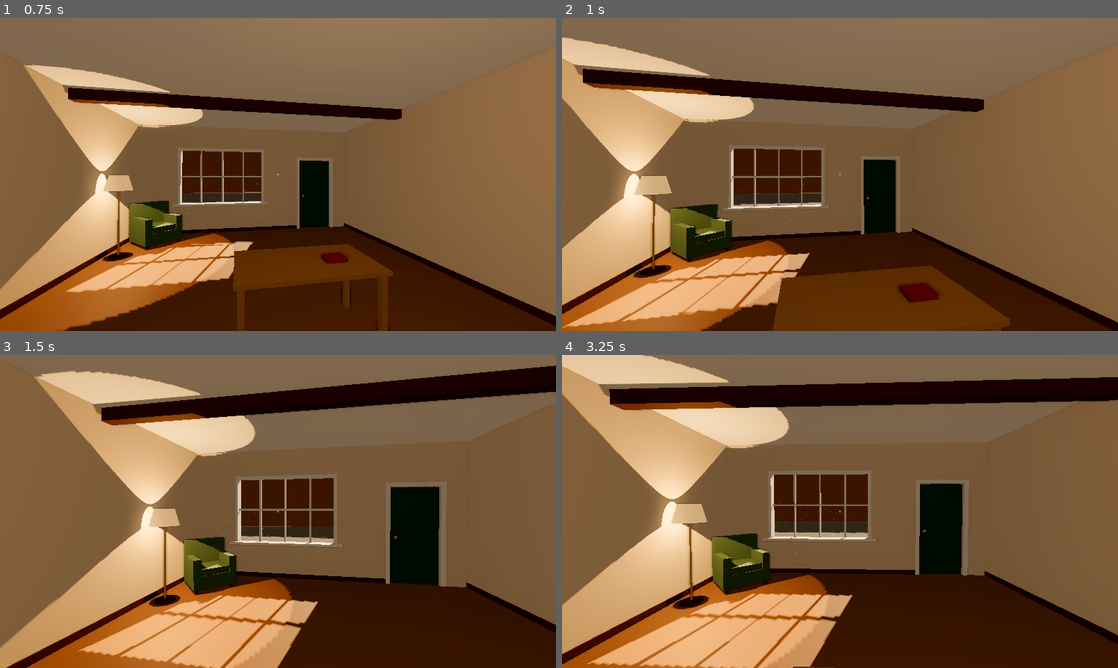
Above: before the commit, frames 1-4 (two rows, left to right).
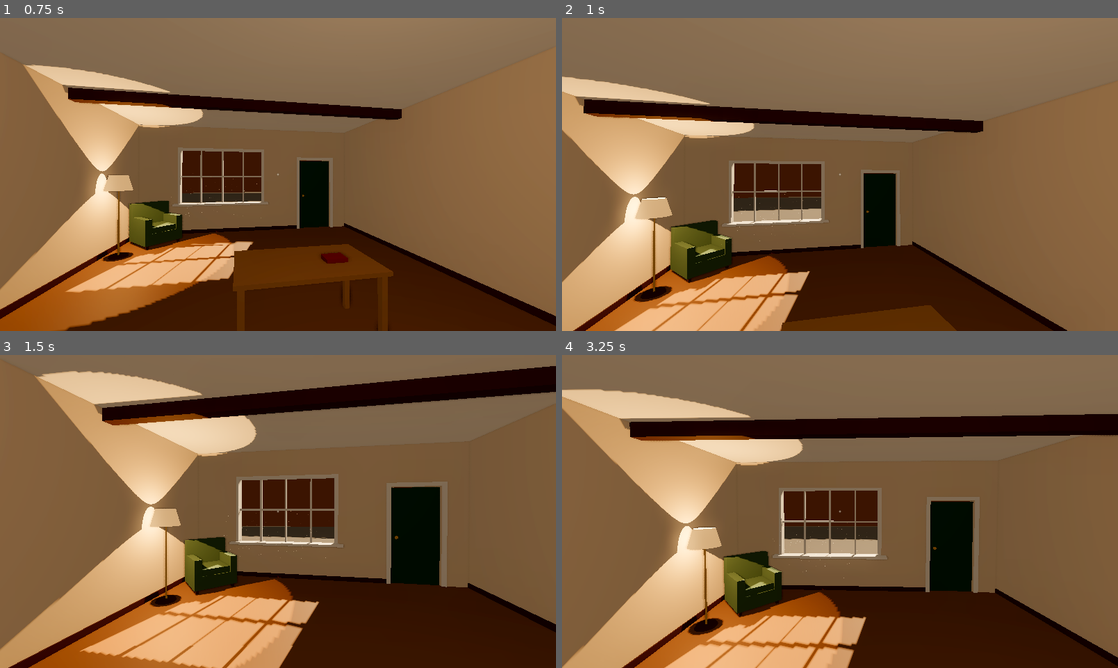
Above: after the commit, the same moments.

Repository: muschel99/Buecherei-Game
Game: Godot game, scene res://scenes/main.tscn
The game is run twice, just before and just after one commit, with the same random seed, the same clock (stepped at 60 frames per second) and the same inputs.
Inputs (mouse positions are in pixels of both pictures, inside the frame that each line leads up to):
- Up to frame 1 (0.75 s): tap Enter at 0.5 s; move the mouse to (305, 174) at 0.52 s; hold W (move_forward) from 0.53 s (still down); hold E (interact) from 0.53 s (still down)
- Up to frame 2 (1 s): keep holding W (move_forward); keep holding E (interact); tap Space (jump, bound only after the commit) at 0.77 s; tap Ctrl (crouch, bound only after the commit) at 0.8 s
- Up to frame 3 (1.5 s): keep holding W (move_forward); tap Space (jump, bound only after the commit) at 1.07 s; move the mouse to (250, 511) at 1.27 s; release E (interact) at 1.28 s; tap Ctrl (crouch, bound only after the commit) at 1.35 s
- Up to frame 4 (3.25 s): keep holding W (move_forward); tap Space (jump, bound only after the commit) at 1.52, 1.55, 1.82, 3.02 s; move the mouse to (851, 505) at 2.02 s; hold Space (jump, bound only after the commit) 2.03-2.78 s; tap E (interact) at 2.3 s; move the mouse to (834, 517) at 2.77 s; tap Delete (build_delete) at 2.85 s; tap Ctrl (crouch, bound only after the commit) at 3.05 s

Frame 1 is identical in both runs. In frame 2, 36% of the frame differs, in the area x 0-100%, y 6-100%; in frame 3, 2.7%; in frame 4, 44%, in the area x 0-100%, y 0-100%.

Commit message:
Ergänzungen, Teil 1: Springen und Hocken
- Leertaste: sanfter Sprung (Sprunghöhe in GameConfig, Standard 0,4 m)
- Strg halten: Hocke – Kamera senkt sich sanft, langsameres Laufen;
  Aufstehen nur, wenn über der Figur genug Platz ist
- Im Sitzen steht man auch mit der Leertaste auf
- Pausenmenü-Tastenübersicht und Hinweis im Sitzen ergänzt

Co-Authored-By: Claude Opus 5.5 <noreply@anthropic.com>
Claude-Session: https://claude.ai/code/session_01Keur6F3CMQBeom8RpdfucG

Diff:
--- a/project.godot
+++ b/project.godot
@@ -109,6 +109,16 @@
 "events": [Object(InputEventKey,"resource_local_to_scene":false,"resource_name":"","device":-1,"window_id":0,"alt_press …(195 unchanged characters)…
 ]
 }
+jump={
+"deadzone": 0.2,
+"events": [Object(InputEventKey,"resource_local_to_scene":false,"resource_name":"","device":-1,"window_id":0,"alt_pressed":false,"shift_pressed":false,"ctrl_pressed":false,"meta_pressed":false,"pressed":false,"keycode":0,"physical_keycode":32,"key_label":0,"unicode":0,"location":0,"echo":false,"script":null)
+]
+}
+crouch={
+"deadzone": 0.2,
+"events": [Object(InputEventKey,"resource_local_to_scene":false,"resource_name":"","device":-1,"window_id":0,"alt_pressed":false,"shift_pressed":false,"ctrl_pressed":false,"meta_pressed":false,"pressed":false,"keycode":0,"physical_keycode":4194326,"key_label":0,"unicode":0,"location":0,"echo":false,"script":null)
+]
+}
 
 [layer_names]
 
--- a/scenes/ui/pause_menu.tscn
+++ b/scenes/ui/pause_menu.tscn
@@ -84,6 +84,20 @@
 [node name="ActionSprint" type="Label" parent="ControlsPanel/VBox/KeyGrid"]
 text = "Schneller laufen (gedrückt halten)"
 
+[node name="KeyJump" type="Label" parent="ControlsPanel/VBox/KeyGrid"]
+theme_override_colors/font_color = Color(0.96, 0.78, 0.48, 1)
+text = "Leertaste"
+
+[node name="ActionJump" type="Label" parent="ControlsPanel/VBox/KeyGrid"]
+text = "Springen (im Sitzen: aufstehen)"
+
+[node name="KeyCrouch" type="Label" parent="ControlsPanel/VBox/KeyGrid"]
+theme_override_colors/font_color = Color(0.96, 0.78, 0.48, 1)
+text = "Strg (halten)"
+
+[node name="ActionCrouch" type="Label" parent="ControlsPanel/VBox/KeyGrid"]
+text = "Hocken"
+
 [node name="Key2" type="Label" parent="ControlsPanel/VBox/KeyGrid"]
 theme_override_colors/font_color = Color(0.96, 0.78, 0.48, 1)
 text = "Maus"
--- a/scripts/autoload/game_config.gd
+++ b/scripts/autoload/game_config.gd
@@ -21,6 +21,19 @@
 var deceleration: float = 11.0
 ## Augenhöhe der Kamera über dem Boden in Metern.
 var eye_height: float = 1.6
+
+# --- Spielfigur: Springen und Hocken ---
+
+## Wie hoch die Figur springt (in Metern). Klein = sanfter, gemütlicher Hüpfer.
+var jump_height: float = 0.4
+## Augenhöhe in der Hocke (in Metern über dem Boden).
+var crouch_eye_height: float = 1.0
+## Körperhöhe in der Hocke (in Metern) – so niedrig kann man sich bücken.
+var crouch_body_height: float = 1.15
+## Laufgeschwindigkeit in der Hocke (Meter pro Sekunde).
+var crouch_speed: float = 1.3
+## Wie schnell sich die Kamera beim Hocken senkt und hebt (Meter pro Sekunde).
+var crouch_transition_speed: float = 3.0
 ## Augenhöhe im Sitzen, gemessen über der Sitzfläche (in Metern).
 var seated_eye_height: float = 0.72
 ## Wie lange das Hinsetzen bzw. Aufstehen dauert (in Sekunden).
--- a/scripts/player/player.gd
+++ b/scripts/player/player.gd
@@ -3,7 +3,8 @@
 ## Die Spielfigur in Ego-Perspektive.
 ##
 ## Laufen mit WASD (mit Umschalt schneller), Umsehen mit der Maus, Interagieren mit E.
-## Hinsetzen: E auf ein Sitzmöbel; aufstehen mit E oder einer Bewegungstaste.
+## Springen mit der Leertaste, Hocken solange Strg gedrückt ist.
+## Hinsetzen: E auf ein Sitzmöbel; aufstehen mit E, Leertaste oder einer Bewegungstaste.
 ## Alle Einstellwerte (Tempo, Mausempfindlichkeit ...) stehen in GameConfig.
 
 ## Wird gesendet, wenn sich das anvisierte interaktive Objekt ändert
@@ -24,6 +25,10 @@
 var _seat: SeatPoint = null
 var _stand_position := Vector3.ZERO
 var _sit_tween: Tween
+# Hocken: aktueller Zustand, Körperform und Höhe im Stehen
+var _is_crouching := false
+var _capsule: CapsuleShape3D
+var _stand_body_height: float = 1.7
 ## Aktuelles Höchsttempo: gleitet weich zwischen walk_speed und sprint_speed hin und her.
 var _current_max_speed: float = 0.0
 ## Im Gestaltungsmodus wird das Interagieren mit E abgeschaltet.
@@ -43,6 +48,10 @@
 	var reach := maxf(GameConfig.interaction_distance, GameConfig.long_interaction_distance)
 	interaction_ray.target_position = Vector3(0, 0, -reach)
 	_current_max_speed = GameConfig.walk_speed
+	# Eigene Kopie der Körperform, damit sie sich beim Hocken verkleinern lässt
+	_capsule = _collision.shape.duplicate()
+	_collision.shape = _capsule
+	_stand_body_height = _capsule.height
 	# Mauszeiger im Spiel "fangen" (unsichtbar, bleibt im Fenster)
 	Input.mouse_mode = Input.MOUSE_MODE_CAPTURED
 
@@ -50,7 +59,7 @@
 func _unhandled_input(event: InputEvent) -> void:
 	if event is InputEventMouseMotion and Input.mouse_mode == Input.MOUSE_MODE_CAPTURED:
 		_look_around(event.relative)
-	elif event.is_action_pressed("interact") and is_seated():
+	elif (event.is_action_pressed("interact") or event.is_action_pressed("jump")) and is_seated():
 		stand_up()
 	elif event.is_action_pressed("interact") and interaction_enabled:
 		_try_interact()
@@ -70,9 +79,56 @@
 		_update_interaction_target()
 		return
 	_apply_gravity(delta)
+	_update_crouch(delta)
+	_jump()
 	_move(delta)
 	_update_head_bob(delta)
 	_update_interaction_target()
+
+
+# --- Springen und Hocken ---
+
+## Sanfter Sprung: Die Startgeschwindigkeit ergibt genau die gewünschte Sprunghöhe.
+func _jump() -> void:
+	if Input.is_action_just_pressed("jump") and is_on_floor() and not _is_crouching:
+		velocity.y = sqrt(2.0 * _gravity * GameConfig.jump_height)
+
+
+## Hocken, solange Strg gedrückt ist. Aufstehen nur, wenn über einem genug Platz ist.
+func _update_crouch(delta: float) -> void:
+	var wants_crouch := Input.is_action_pressed("crouch")
+	if wants_crouch and not _is_crouching:
+		_set_body_height(GameConfig.crouch_body_height)
+		_is_crouching = true
+	elif not wants_crouch and _is_crouching and _has_room_to_stand():
+		_set_body_height(_stand_body_height)
+		_is_crouching = false
+	# Kamera gleitet sanft auf die passende Augenhöhe
+	var target_eye := GameConfig.crouch_eye_height if _is_crouching else GameConfig.eye_height
+	head.position.y = move_toward(head.position.y, target_eye, GameConfig.crouch_transition_speed * delta)
+
+
+func is_crouching() -> bool:
+	return _is_crouching
+
+
+## Ändert die Körperhöhe; die Füße bleiben dabei auf dem Boden.
+func _set_body_height(body_height: float) -> void:
+	_capsule.height = body_height
+	_collision.position.y = body_height / 2.0
+
+
+## Ist über der hockenden Figur genug Platz zum Aufstehen?
+func _has_room_to_stand() -> bool:
+	var standing := CapsuleShape3D.new()
+	standing.radius = _capsule.radius - 0.02
+	standing.height = _stand_body_height - 0.04
+	var query := PhysicsShapeQueryParameters3D.new()
+	query.shape = standing
+	query.transform = Transform3D(Basis.IDENTITY, global_position + Vector3.UP * (_stand_body_height / 2.0 + 0.02))
+	query.collision_mask = collision_mask
+	query.exclude = [get_rid()]
+	return get_world_3d().direct_space_state.intersect_shape(query, 1).is_empty()
 
 
 # --- Sitzen ---
@@ -153,7 +209,9 @@
 
 	# Schnell laufen, solange die Umschalttaste gedrückt ist – mit sanftem Übergang
 	var wanted_speed := GameConfig.walk_speed
-	if Input.is_action_pressed("sprint") and input != Vector2.ZERO:
+	if _is_crouching:
+		wanted_speed = GameConfig.crouch_speed
+	elif Input.is_action_pressed("sprint") and input != Vector2.ZERO:
 		wanted_speed = GameConfig.sprint_speed
 	_current_max_speed = move_toward(_current_max_speed, wanted_speed, GameConfig.sprint_blend_rate * delta)
 	var target_velocity := direction * _current_max_speed
--- a/scripts/ui/hud.gd
+++ b/scripts/ui/hud.gd
@@ -32,7 +32,7 @@
 	visible = not get_tree().paused
 	# Text laufend aktualisieren, da er sich ändern kann (z. B. "einschalten" -> "ausschalten")
 	if _seated:
-		_prompt_label.text = "%s oder Laufen – Aufstehen" % _get_key_name("interact")
+		_prompt_label.text = "%s, Leertaste oder Laufen – Aufstehen" % _get_key_name("interact")
 	elif is_instance_valid(_target):
 		_prompt_label.text = "%s – %s" % [_get_key_name("interact"), _target.prompt_text]
 
